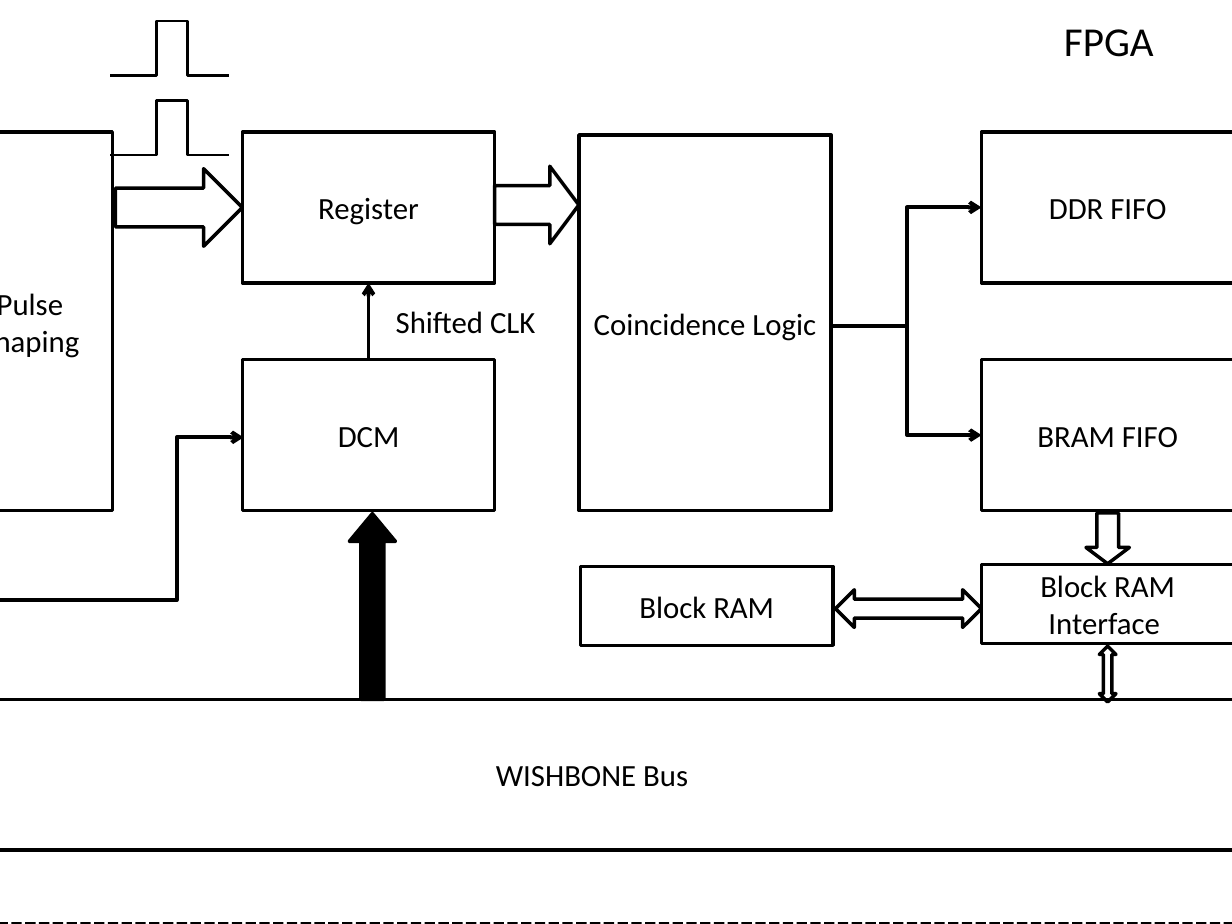
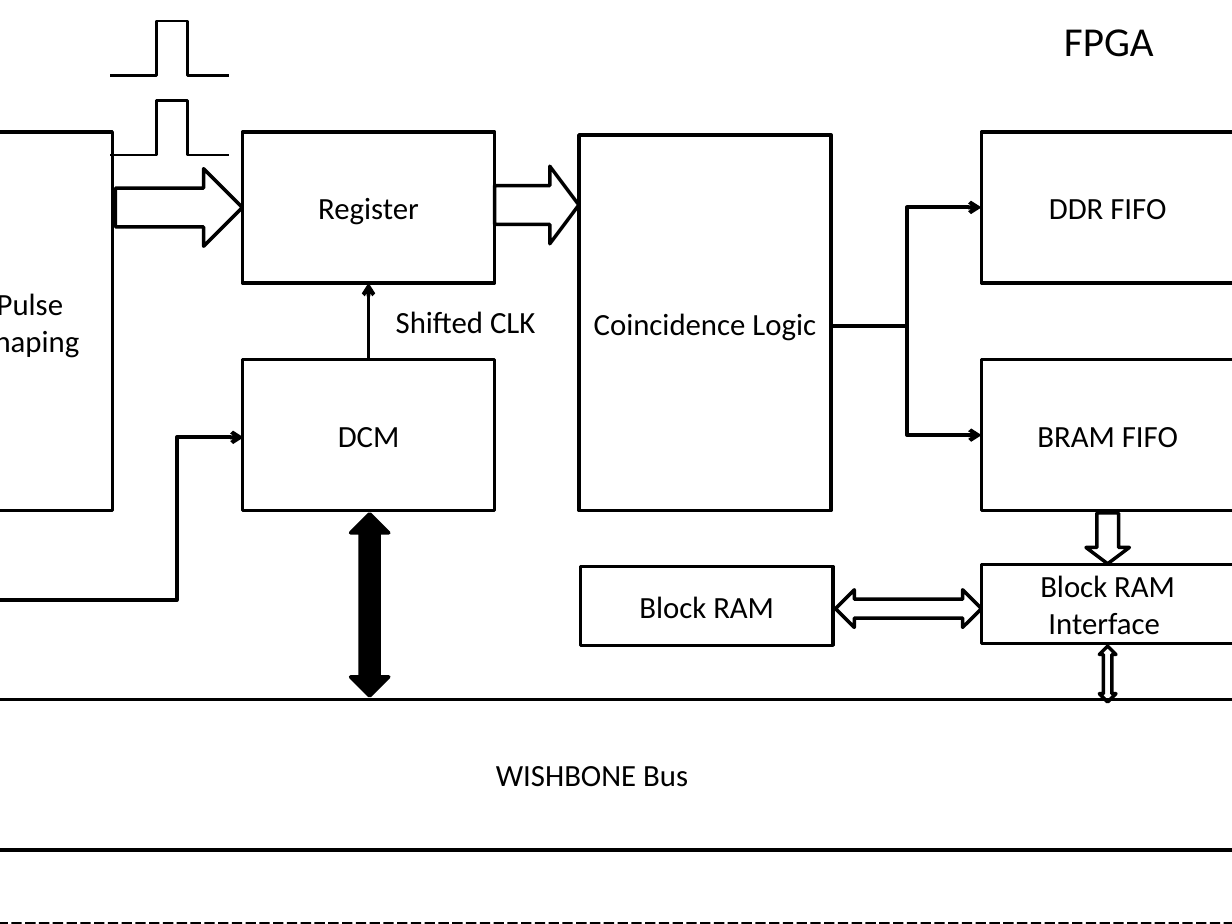
Before and after one commit to moxix2/Patent-coincidence, a slide deck: slide 2 of 八光子.pptx. Drawn at 1232x924 pixels with LibreOffice and Linux fonts; fonts in the diff are those of the drawing. Boxes give left, top, right and bottom in pixels: in the first picture for what was removed or moved away, otherwise in the second. Text is boxed around its words. In the diff, an @@ line names an element or a change of style, - is before the commit and + after.

```diff
--- a/八光子.pptx
+++ b/八光子.pptx
@@ up down arrow at (x1=351, y1=514, x2=389, y2=696): right arrow to up down arrow; rotation 270 to 0 degrees @@
```
Also in this commit, not shown: 1 other file.
